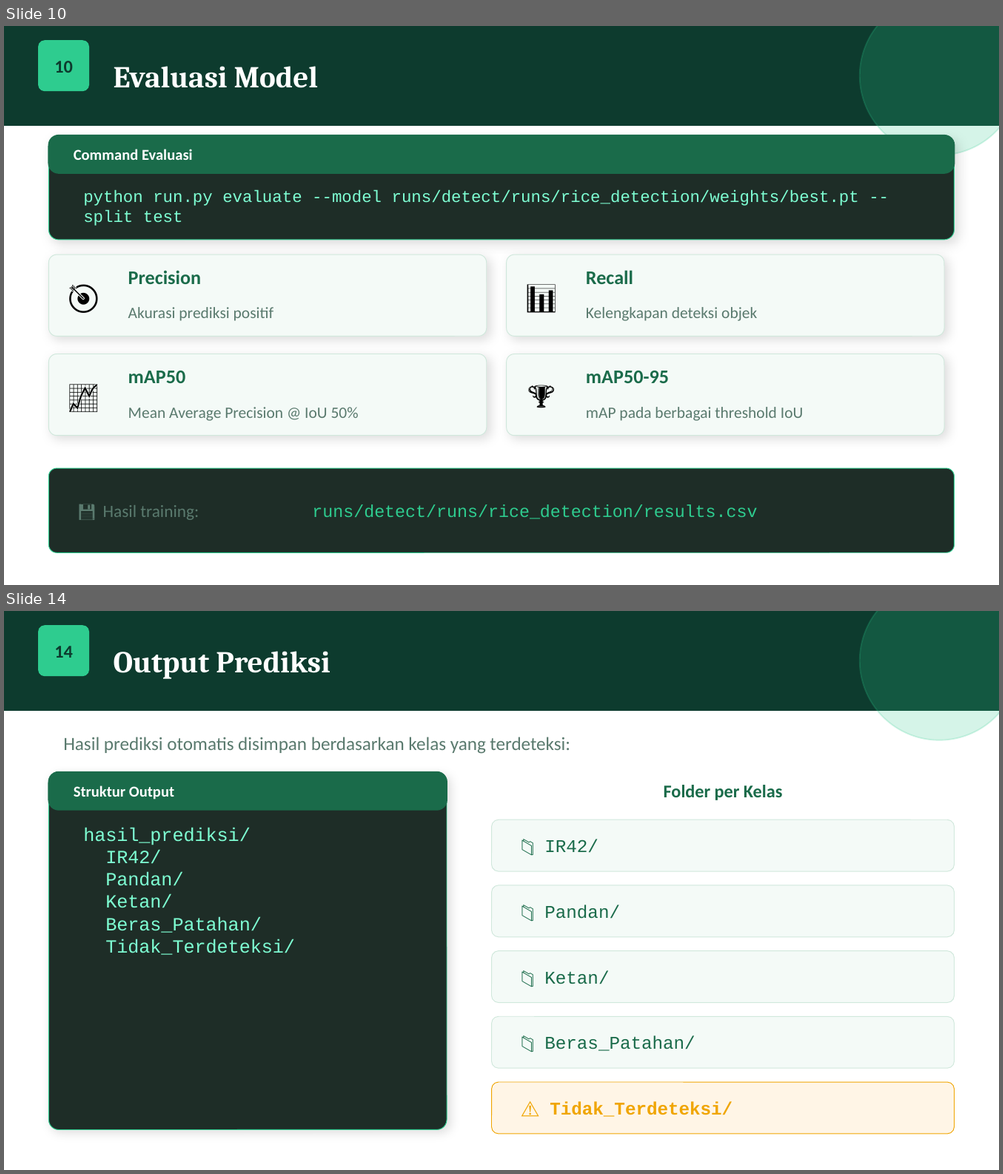
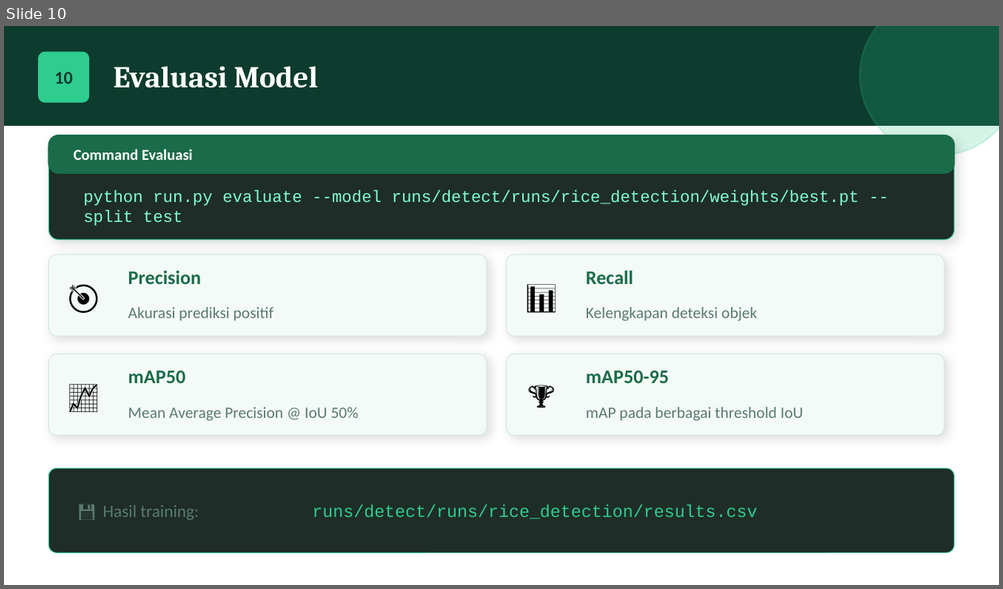
Before and after one commit to yadiefr/Machine-Learning-Deteksi-Objek-Beras, a slide deck: DeteksiBeras_YOLO.pptx. Shown one above the other, each under a label of ours: slides 10 and 14 before the commit, slide 10 after it; the slides between them are not shown. The pictures are 1003x1174 and 1003x589 pixels, drawn with LibreOffice and Linux fonts; fonts in the diff are those of the drawing. Boxes give left, top, right and bottom in pixels: in the first picture for what was removed or moved away, otherwise in the second. Text is boxed around its words. In the diff, an @@ line names an element or a change of style, - is before the commit and + after.

Commit message:
Perbaikan struktur proyek: hapus gui_predict.py, tambahkan app_browser.py, serta perbarui .gitignore dan requirements.txt.

```diff
--- a/DeteksiBeras_YOLO.pptx
+++ b/DeteksiBeras_YOLO.pptx
@@ slide 14 removed at [4,611,999,1170], background #FFFFFF @@
@@ rectangle removed at [4,611,999,710] @@
@@ rounded rectangle removed at [39,626,88,675] @@
@@ ellipse removed at [859,611,999,741] @@
@@ text removed at [54,646,73,658] @@
-14
@@ text removed at [114,651,330,679] @@
-Output Prediksi
@@ text removed at [63,737,570,754] @@
-Hasil prediksi otomatis disimpan berdasarkan kelas yang terdeteksi:
@@ rounded rectangle removed at [48,772,447,1130] @@
@@ rounded rectangle removed at [48,772,447,810] @@
@@ text removed at [74,786,174,800] @@
-Struktur Output
@@ text removed at [663,785,782,800] @@
-Folder per Kelas
@@ text removed at [83,827,295,955] @@
-hasil_prediksi/
-IR42/
-Pandan/
-Ketan/
-Beras_Patahan/
-Tidak_Terdeteksi/
@@ rounded rectangle removed at [492,820,954,871] @@
@@ text removed at [544,840,598,853] @@
-📁 IR42/
@@ rounded rectangle removed at [492,886,954,937] @@
@@ text removed at [544,905,620,919] @@
-📁 Pandan/
@@ rounded rectangle removed at [492,951,954,1003] @@
@@ text removed at [544,971,609,985] @@
-📁 Ketan/
@@ rounded rectangle removed at [492,1017,954,1068] @@
@@ text removed at [544,1037,694,1051] @@
-📁 Beras_Patahan/
@@ rounded rectangle removed at [492,1082,954,1134] @@
@@ text removed at [549,1102,732,1117] @@
-⚠️ Tidak_Terdeteksi/
@@ slide 10 changed as well @@
@@ text "10": place and size @@
-text "10" at [54,61,73,73]
+text "10" at [54,72,73,84]
@@ rounded rectangle: place and size @@
-rounded rectangle at [39,41,88,90]
+rounded rectangle at [39,52,88,101]
```
Also in this commit, not shown: 9 other slides changed, 1 slide added, 3 other slides removed, 4 other files.
